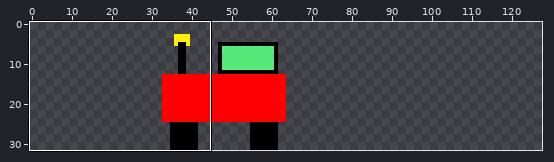
Edited in one commit: sprite sheet (priv/images/player.png). Above, an overview of the earlier version with the close-up marked.
Close-up. As it was:
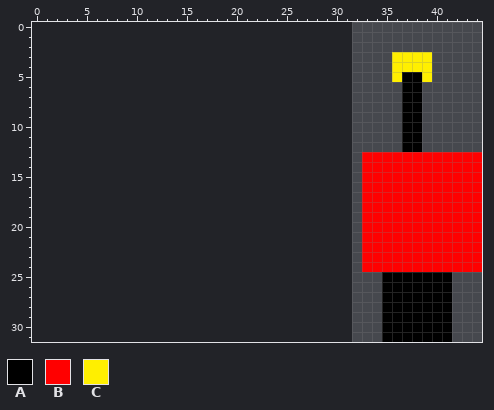
The file is 32x32 pixels. Shown: x 0..44, y 0..31. The old version is drawn lined up with the new one, on the new canvas. The commit also changed other parts of the picture, which this record leaves out.
Palette (. is transparent): A #000000  B #ff0000  C #ffef00
Pixels before, first column x 33:
 3 ...CCCC.....
 4 ...CCCC.....
 5 ...CAAC.....
 6 ....AA......
 7 ....AA......
 8 ....AA......
 9 ....AA......
10 ....AA......
11 ....AA......
12 ....AA......
13 BBBBBBBBBBBB
14 BBBBBBBBBBBB
15 BBBBBBBBBBBB
16 BBBBBBBBBBBB
17 BBBBBBBBBBBB
18 BBBBBBBBBBBB
19 BBBBBBBBBBBB
20 BBBBBBBBBBBB
21 BBBBBBBBBBBB
22 BBBBBBBBBBBB
23 BBBBBBBBBBBB
24 BBBBBBBBBBBB
25 ..AAAAAAA...
26 ..AAAAAAA...
27 ..AAAAAAA...
28 ..AAAAAAA...
29 ..AAAAAAA...
30 ..AAAAAAA...
31 ..AAAAAAA...
After the commit:
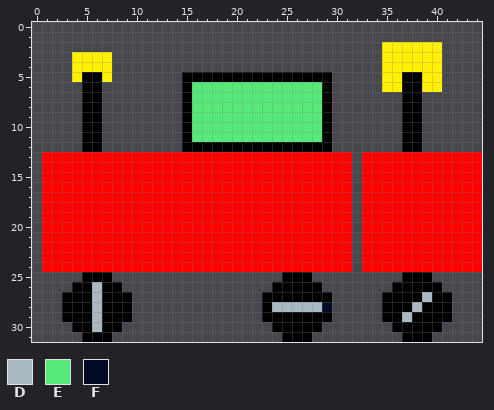
Colours new in this view: D #aab8c1  E #56e878  F #030a25
Edits made:
canvas 32x32 -> 128x32, the old top-left corner now at 32,0
The author put colour A in row 5 at x 5 to 6 and 15 to 29; in rows 6 to 11 at x 5 to 6, 15 and 29; in row 12 at x 5 to 6 and 15 to 29; in row 25 at x 5 to 7 and 25 to 27; in row 26 at x 4 to 5, 7 to 8 and 24 to 28; in row 27 at x 3 to 5, 7 to 9 and 23 to 29.
The author put colour A in row 28 at x 3 to 5, 7 to 9 and 23; in row 29 at x 3 to 5, 7 to 9 and 23 to 29; in row 30 at x 4 to 5, 7 to 8 and 24 to 28; in row 31 at x 5 to 7 and 25 to 27.
The author put colour B in rows 13 to 24 at x 1 to 31.
The author put colour C in row 2 at x 35 to 40; in rows 3 to 4 at x 4 to 7, 35 and 40; in row 5 at x 4, 7, 35 and 40; in row 6 at x 35 to 36 and 39 to 40.
The author put colour D in rows 26 to 27 at x 6; in row 28 at x 6 and 24 to 28; in rows 29 to 30 at x 6.
Colour A becomes colour D in row 27 at x 39; in row 28 at x 38; in row 29 at x 37.
The author put colour E in rows 6 to 11 at x 16 to 28.
The author put colour F in row 28 at x 29.
Colour A is gone in row 25 at x 35 to 36 and 40 to 41; in row 26 at x 35 and 41; in row 30 at x 35 and 41; in row 31 at x 35 to 36 and 40 to 41.
Changed places in both close-ups, as pixel boxes (x1, y1, x2, y2):
changed: (42, 42, 452, 342)
